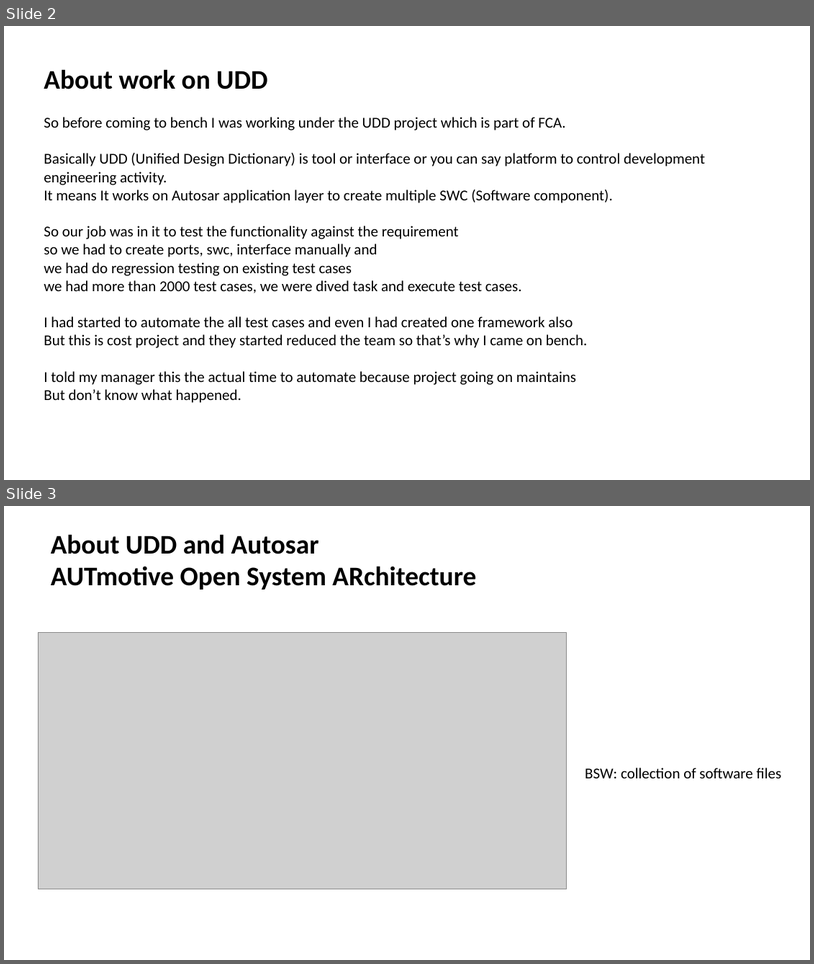
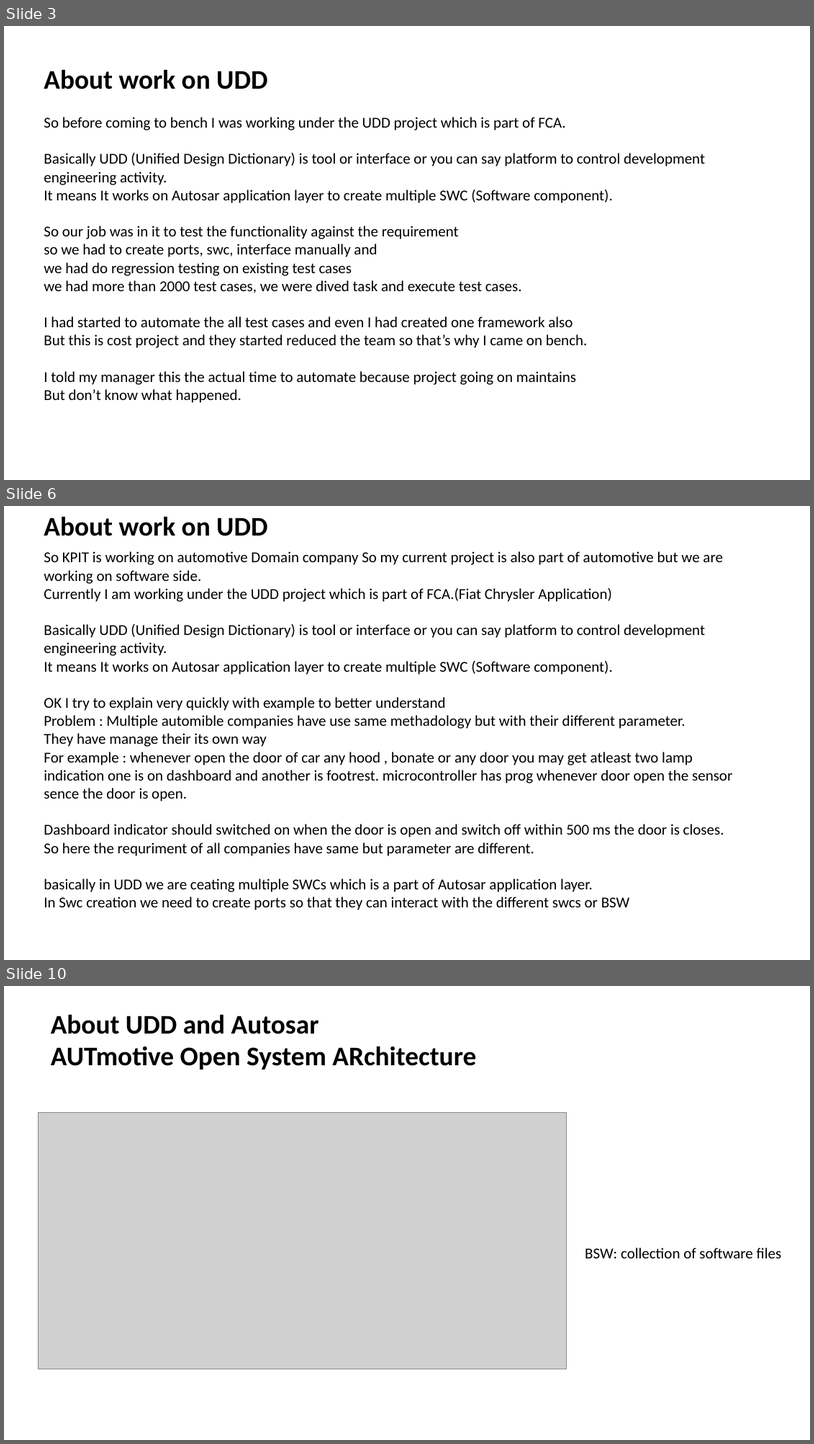
Before and after one commit to rohitb13/images, a slide deck: Combilne_Doc/For_KPIT_IP.pptx. Shown one above the other, each under a label of ours: slides 2 and 3 before the commit, slides 3, 6 and 10 after it; the slides between them are not shown. The pictures are 814x964 and 814x1444 pixels, drawn with LibreOffice and Linux fonts; fonts in the diff are those of the drawing; grey boxes stand for pictures. Boxes give left, top, right and bottom in pixels: in the first picture for what was removed or moved away, otherwise in the second. Text is boxed around its words. In the diff, an @@ line names an element or a change of style, - is before the commit and + after.

```diff
--- a/Combilne_Doc/For_KPIT_IP.pptx
+++ b/Combilne_Doc/For_KPIT_IP.pptx
@@ slide 6 added at (4, 506, 810, 960), background #FFFFFF @@
@@ text added at (44, 516, 268, 536), 32 pt, text #000000, bold @@
+About work on UDD
@@ text added at (44, 551, 733, 910), 18 pt, text #000000 @@
+So KPIT is working on automotive Domain company So my current project is also part of automotive but we are working on software side.
+Currently I am working under the UDD project which is part of FCA.(Fiat Chrysler Application)
+Basically UDD (Unified Design Dictionary) is tool or interface or you can say platform to control development engineering activity.
+It means It works on Autosar application layer to create multiple SWC (Software component).
+OK I try to explain very quickly with example to better understand
+Problem : Multiple automible companies have use same methadology but with their different parameter.
+They have manage their its own way
+For example : whenever open the door of car any hood , bonate or any door you may get atleast two lamp indication one is on dashboard and another is footrest. microcontroller has prog whenever door open the sensor sence the door is open.
+Dashboard indicator should switched on when the door is open and switch off within 500 ms the door is closes.
+So here the requriment of all companies have same but parameter are different.
+basically in UDD we are ceating multiple SWCs which is a part of Autosar application layer.
+In Swc creation we need to create ports so that they can interact with the different swcs or BSW
@@ what was slide 2 is now slide 3 @@
@@ what was slide 3 is now slide 10 @@
```
Also in this commit, not shown: 4 slides changed, 14 other slides added, 4 other files.
